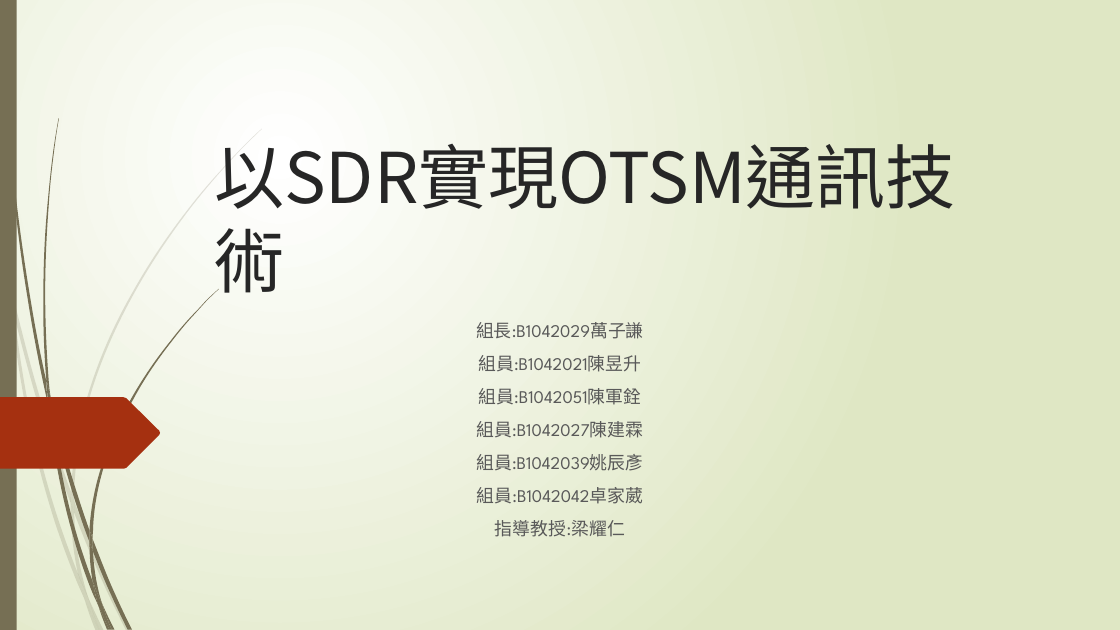
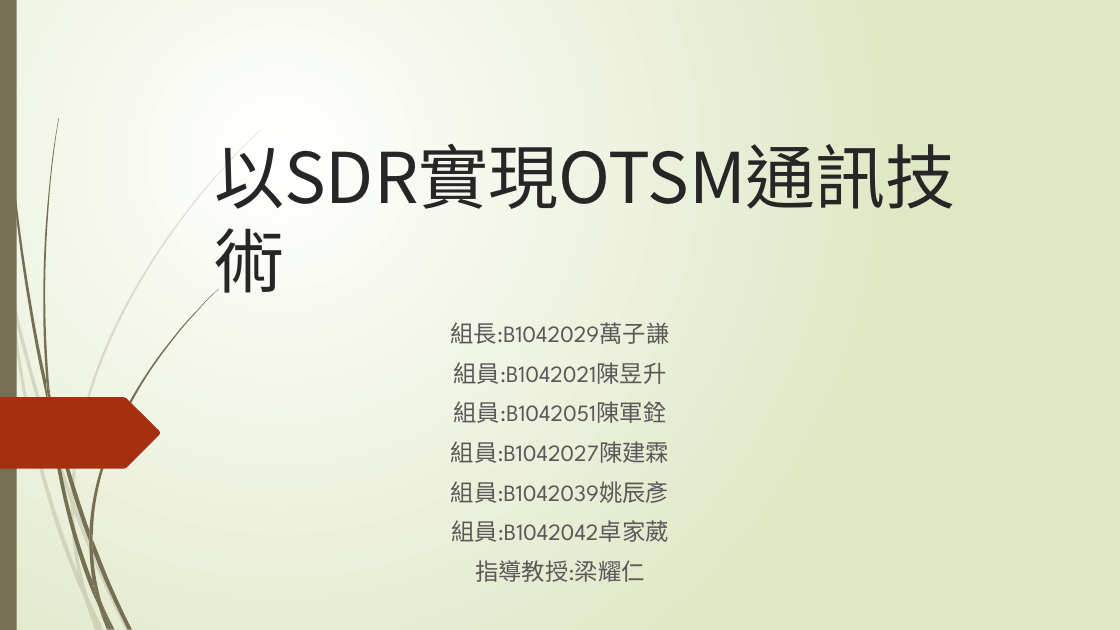
Before and after one commit to NIUWCSP/OTSM, a slide deck: slide 1 of report/以SDR實現OTSM通訊技術.pptx. Drawn at 1120x630 pixels with LibreOffice and Linux fonts; fonts in the diff are those of the drawing. Boxes give left, top, right and bottom in pixels: in the first picture for what was removed or moved away, otherwise in the second. Text is boxed around its words. In the diff, an @@ line names an element or a change of style, - is before the commit and + after.

```diff
--- a/report/以SDR實現OTSM通訊技術.pptx
+++ b/report/以SDR實現OTSM通訊技術.pptx
@@ subtitle "組長:B1042029萬子謙" at (x1=450, y1=322, x2=669, y2=582): size 15.3 to 20 pt @@
```
Also in this commit, not shown: 2 other slides changed, 1 slide added, 1 other file.
